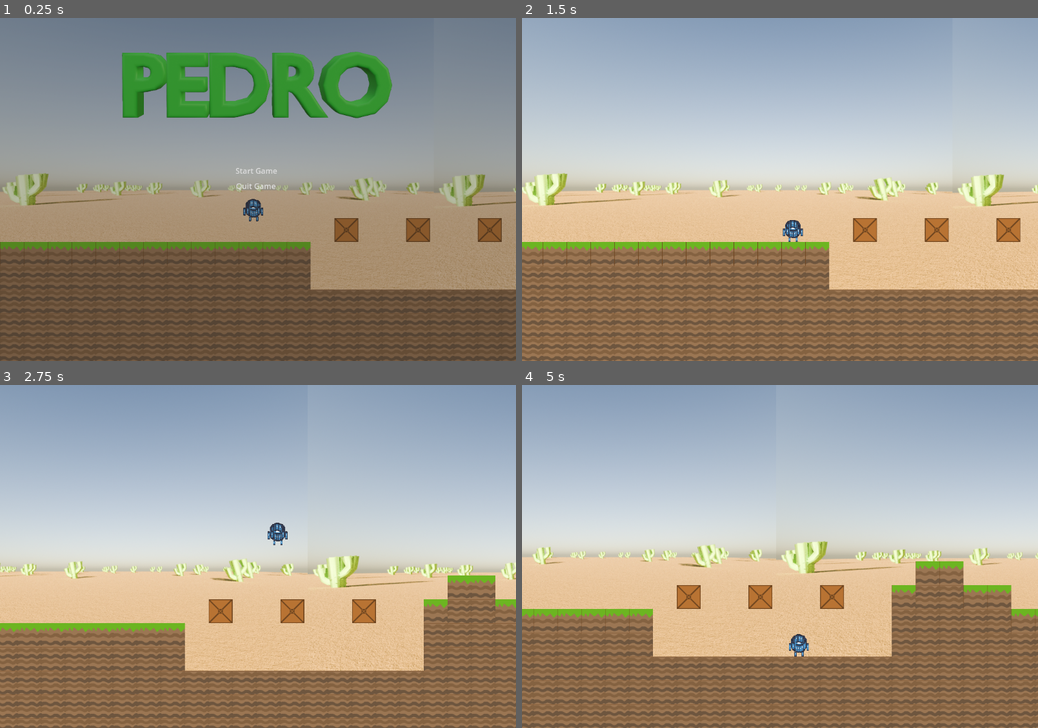
Above: before the commit, frames 1-4 (two rows, left to right).
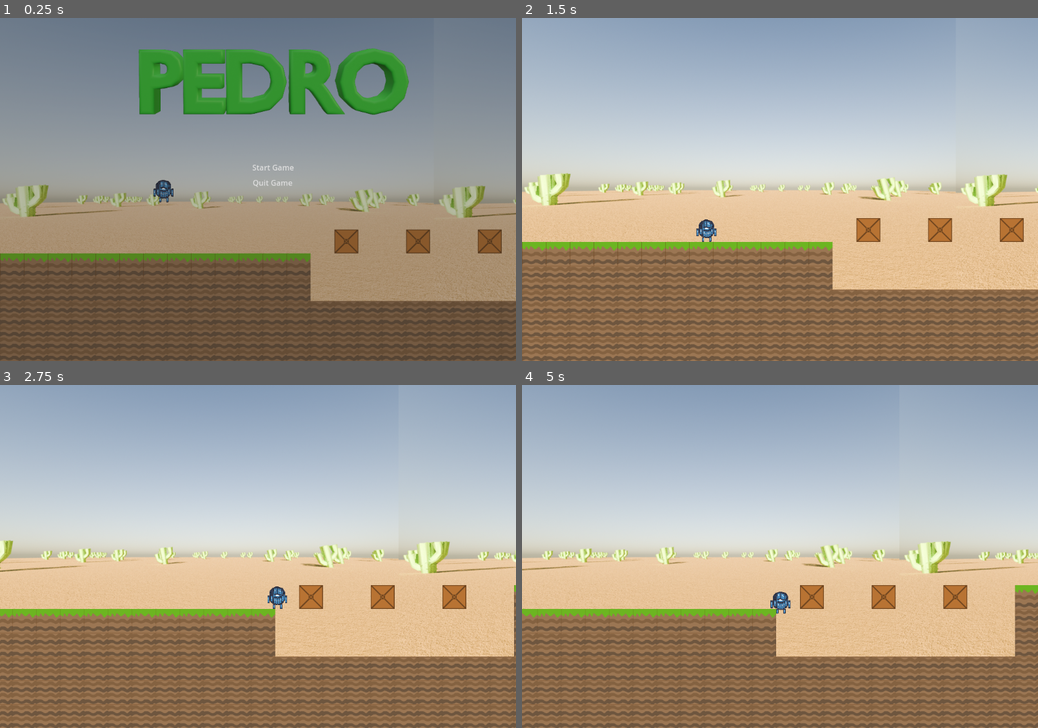
Above: after the commit, the same moments.

Repository: Burns3y/Pedro
Game: Godot game, scene res://scenes/levels/level 1.tscn
Two runs of this game, one before a commit and one after it. Both use one fixed random seed, a clock stepped at 60 frames per second and the inputs below. The engine's default icon, where the game draws it, is replaced by a stand-in: a white triangle on a blue panel in a dark square.
Inputs:
- Up to frame 1 (0.25 s): no input
- Up to frame 2 (1.5 s): click "Start Game" at 0.5 s; tap Enter at 1.25 s; hold Right (right) from 1.28 s (still down)
- Up to frame 3 (2.75 s): keep holding Right (right); tap W (jump) at 1.52, 2.27 s
- Up to frame 4 (5 s): release Right (right) at 2.78 s; hold Left (left) 2.78-3.53 s; hold Right (right) from 3.53 s (still down); tap W (jump) at 3.77, 4.52 s

The runs differ from the first frame. In frame 1, 18% of the frame differs, in the area x 0-100%, y 8-100%; in frame 2, 7.2%; in frame 3, 26%, in the area x 0-100%, y 40-100%; in frame 4, 18%.

Commit message:
changed some positioning not big deal

Diff:
--- a/scenes/levels/Start Screen/start_screen.tscn
+++ b/scenes/levels/Start Screen/start_screen.tscn
@@ -10,8 +10,8 @@
 self_modulate = Color(1, 1, 1, 0.501961)
 offset_left = -42.0
 offset_top = -63.0
-offset_right = 2440.0
-offset_bottom = 1519.0
+offset_right = 4058.0
+offset_bottom = 1310.0
 
 [node name="start_button" type="Button" parent="."]
 offset_left = 493.0
--- a/scenes/levels/level 1.tscn
+++ b/scenes/levels/level 1.tscn
@@ -443,7 +443,7 @@
 layer_0/tile_data = PackedInt32Array(655360, 65537, 0, 720896, 1, 1, 786432, 1, 1, 786433, 1, 1, 720897, 1, 1, 655361,  …(25555 unchanged characters)…
 
 [node name="Pedro" parent="." instance=ExtResource("4_josbn")]
-position = Vector2(529, 430)
+position = Vector2(341, 366)
 scale = Vector2(1.15731, 0.907039)
 
 [node name="Enemies" type="Node2D" parent="."]
@@ -452,6 +452,6 @@
 position = Vector2(3700, 543)
 
 [node name="Start_Screen" parent="." instance=ExtResource("2_ibqr6")]
-position = Vector2(-4, 23)
+position = Vector2(31, -8)
 
 [connection signal="started" from="Start_Screen" to="Pedro" method="_on_start_screen_started"]
